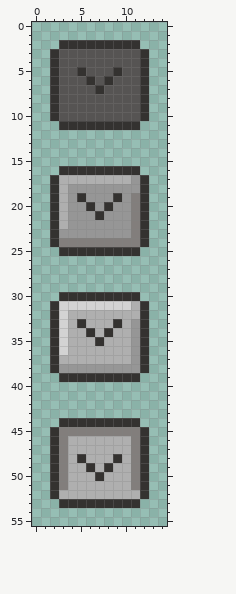
One commit to this pixel-art sprite: Assets/Sprites/UI/Elements/DropMenu/selectButton.png. The first picture shows the starting point.
The file is 15x56 pixels.
After:
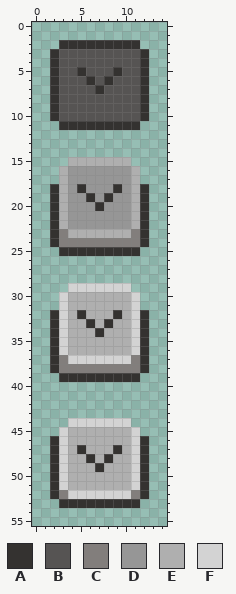
Palette (. is transparent): A #343230  B #565453  C #827e7c  D #969696  E #afafaf  F #d3d3d3
The commit says: Added new buttons style and new scroll
From old to new:
The author changed colour D to colour A in row 18 at x 5 and 9; in row 19 at x 6 and 8; in row 20 at x 7.
The author changed colour E to colour A in row 32 at x 5 and 9; in row 33 at x 6 and 8; in row 34 at x 7; in row 47 at x 5 and 9; in row 48 at x 6 and 8; in row 49 at x 7.
The author changed colour D to colour C in row 23 at x 3; in row 37 at x 11; in row 38 at x 3 to 11.
The author changed colour E to colour C in row 37 at x 3; in row 52 at x 3 and 11.
The author changed colour A to colour D in row 16 at x 4 to 10; in row 19 at x 5 and 9; in row 20 at x 6 and 8; in row 21 at x 7.
The author changed colour E to colour D in row 17 at x 4 to 10.
Colour E now appears in row 15 at x 4 to 10.
The author changed colour A to colour E in row 16 at x 3 and 11; in row 30 at x 4 to 10; in row 33 at x 5 and 9; in row 34 at x 6 and 8; in row 35 at x 7; in row 48 at x 5 and 9.
The author changed colour A to colour E in row 49 at x 6 and 8; in row 50 at x 7.
The author changed colour C to colour E in rows 19 to 22 at x 11; in row 45 at x 4 to 10.
The author changed colour D to colour E in rows 17 to 18 at x 11; in row 23 at x 4 to 10.
The author changed colour F to colour E in row 31 at x 4 to 10.
Colour F now appears in row 29 at x 4 to 10.
The author changed colour A to colour F in row 30 at x 3 and 11; in row 44 at x 4 to 10.
The author changed colour C to colour F in rows 45 to 51 at x 3 and 11.
The author changed colour D to colour F in rows 33 to 36 at x 11.
The author changed colour E to colour F in rows 31 to 32 at x 11; in row 37 at x 4 to 10; in row 52 at x 4 to 10.
Colour A is gone in row 17 at x 2 and 12; in row 31 at x 2 and 12; in row 44 at x 3 and 11; in row 45 at x 2 and 12.
Boxes around the changes in both pictures, in picture pixels (x1, y1, x2, y2):
changed: (50, 157, 149, 238)
changed: (50, 283, 149, 373)
changed: (50, 418, 149, 499)
